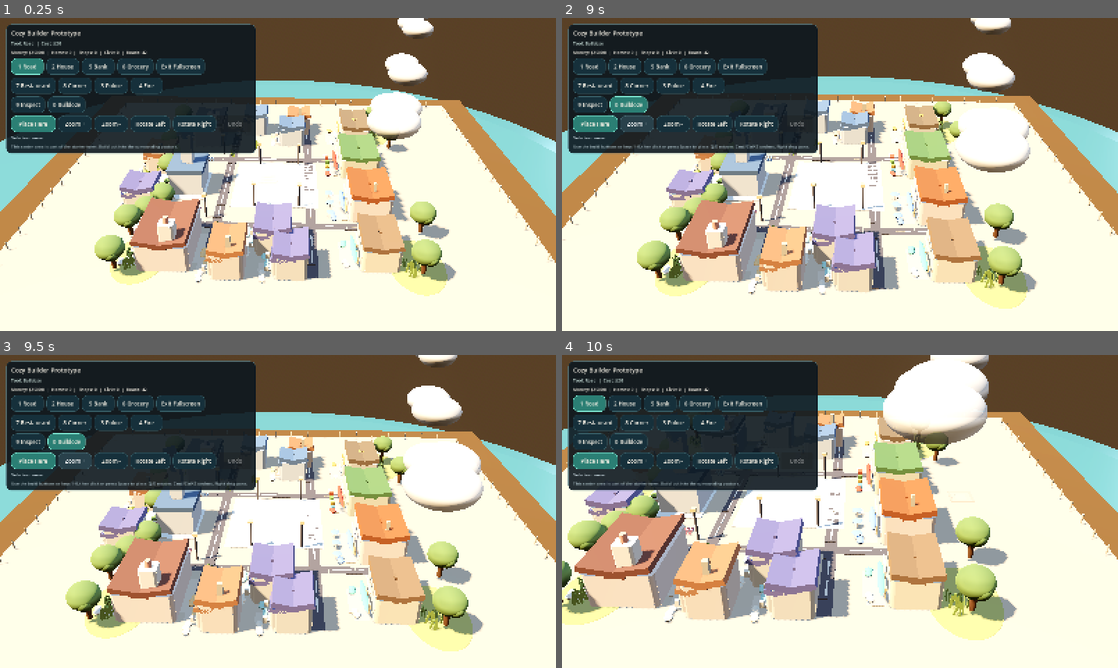
Above: before the commit, frames 1-4 (two rows, left to right).
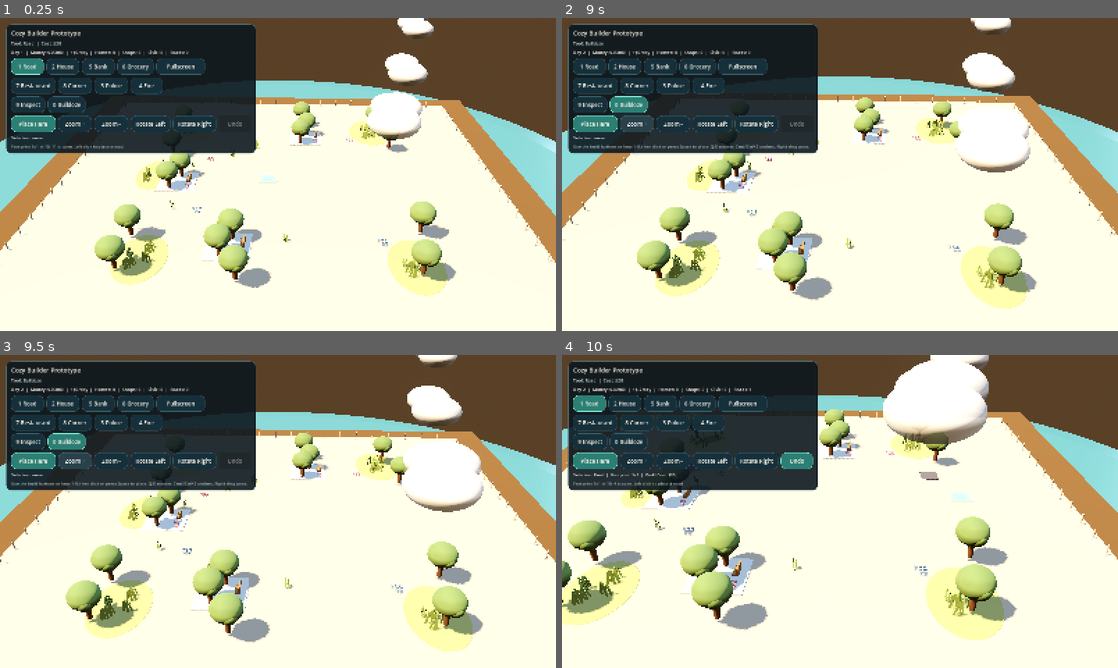
Above: after the commit, the same moments.

Repository: johnswaffles/my-backend-api
Game: Godot game, scene res://scenes/Main.tscn
The game is run twice, just before and just after one commit, with the same random seed, the same clock (stepped at 60 frames per second) and the same inputs.
Inputs (mouse positions are in pixels of both pictures, inside the frame that each line leads up to):
- Up to frame 1 (0.25 s): no input
- Up to frame 2 (9 s): click "Place Here" at 0.5 s; click "1 Road" at 1.25 s; click "2 House" at 2 s; click "5 Bank" at 2.75 s; click "6 Grocery" at 3.5 s; click "7 Restaurant" at 4.25 s; click "8 Corner" at 5 s; click "3 Police" at 5.75 s; click "4 Fire" at 6.5 s; click "9 Inspect" at 7.25 s; click "0 Bulldoze" at 8 s; click "Zoom +" at 8.75 s
- Up to frame 3 (9.5 s): no input
- Up to frame 4 (10 s): tap Space at 9.5, 9.77 s; move the mouse to (962, 495) at 9.52 s; hold D from 9.53 s (still down); tap 1 at 9.6 s; click (962, 495) at 9.67 s

The runs differ from the first frame. In frame 1, 16% of the frame differs, in the area x 2-76%, y 10-87%; in frame 2, 19%; in frame 3, 21%; in frame 4, 24%, in the area x 0-73%, y 10-88%.

Commit message:
Start Godot sandbox mode and improve flow

Diff:
--- a/cozy-builder-godot/scripts/main.gd
+++ b/cozy-builder-godot/scripts/main.gd
@@ -69,6 +69,9 @@
 var _selected_anchor_key := ""
 var _selection_cells: Array[Vector2i] = []
 var _money := 25000
+var _day := 1
+var _simulation_clock := 0.0
+var _cashflow_per_day := 0
 var _occupied_cells: Dictionary = {}
 var _reserved_cells: Dictionary = {}
 var _placed_nodes: Dictionary = {}
@@ -125,7 +128,6 @@
 func _ready() -> void:
 	_build_materials()
 	_build_world()
-	_register_reserved_cells()
 	_create_runtime_helpers()
 	_build_hud()
 	_refresh_tool_ui()
@@ -142,6 +144,7 @@
 	_update_keyboard_camera(delta)
 	_update_hover_from_mouse()
 	_update_camera()
+	_update_simulation(delta)
 
 
 func _input(event: InputEvent) -> void:
@@ -227,14 +230,8 @@
 	_build_island_base()
 	_build_ground_tiles()
 	_build_meadow()
-	_build_town_center()
+	_build_nature()
 	_build_clouds()
-
-
-func _register_reserved_cells() -> void:
-	for z in range(3, 17):
-		for x in range(3, 17):
-			_reserved_cells[_cell_key(Vector2i(x, z))] = true
 
 
 func _create_runtime_helpers() -> void:
@@ -298,9 +295,9 @@
 	_add_tool_button(civic_row, BUILD_TOOL_GROCERY, "6 Grocery", 104)
 
 	_fullscreen_button = Button.new()
-	_fullscreen_button.text = "Exit Fullscreen"
+	_fullscreen_button.text = "Fullscreen"
 	_fullscreen_button.custom_minimum_size = Vector2(140, 0)
-	_fullscreen_button.pressed.connect(_exit_fullscreen)
+	_fullscreen_button.pressed.connect(_toggle_fullscreen)
 	civic_row.add_child(_fullscreen_button)
 
 	var service_row := HBoxContainer.new()
@@ -388,6 +385,7 @@
 		_style_tool_button(_tool_buttons[tool], _build_tool == tool)
 	if _fullscreen_button:
 		_style_tool_button(_fullscreen_button, false)
+		_fullscreen_button.text = "Exit Fullscreen" if _is_fullscreen() else "Fullscreen"
 	if _place_button:
 		_style_tool_button(_place_button, true)
 	if _zoom_in_button:
@@ -478,8 +476,6 @@
 				_hint_label.text = "Footprint %s at %d, %d is open. Left click to place a %s." % [size_label, anchor.x + 1, anchor.y + 1, _tool_name(_build_tool).to_lower()]
 		elif BUILD_TOOL_COSTS.has(_build_tool) and _money < int(BUILD_TOOL_COSTS[_build_tool]):
 			_hint_label.text = "Not enough money for %s. You need $%d." % [_tool_name(_build_tool).to_lower(), int(BUILD_TOOL_COSTS[_build_tool])]
-		elif _cells_touch_reserved(cells):
-			_hint_label.text = "This center area is part of the starter town. Build out into the surrounding pasture."
 		else:
 			_hint_label.text = "That footprint collides with something already placed. Pick a clearer spot nearby."
 
@@ -556,6 +552,7 @@
 
 	_money -= cost
 	_register_placement(_hover_anchor, _hover_cells, _build_tool, placed, cost)
+	_recalculate_cashflow()
 	_update_hover_from_mouse()
 	_refresh_tool_ui()
 
@@ -730,7 +727,37 @@
 			shops += 1
 		elif tool in [BUILD_TOOL_POLICE, BUILD_TOOL_FIRE]:
 			civics += 1
-	return "Money: $%d  |  Homes: %d  |  Shops: %d  |  Civic: %d  |  Roads: %d" % [_money, homes, shops, civics, _road_cells.size()]
+	return "Day %d  |  Money: $%d  |  +$%d/day  |  Homes: %d  |  Shops: %d  |  Civic: %d  |  Roads: %d" % [_day, _money, _cashflow_per_day, homes, shops, civics, _road_cells.size()]
+
+
+func _recalculate_cashflow() -> void:
+	var homes := 0
+	var shops := 0
+	var civics := 0
+	for anchor_key in _placements.keys():
+		var tool: String = _placements[anchor_key]["tool"]
+		if tool == BUILD_TOOL_HOUSE:
+			homes += 1
+		elif tool in [BUILD_TOOL_BANK, BUILD_TOOL_GROCERY, BUILD_TOOL_RESTAURANT, BUILD_TOOL_CORNER_STORE]:
+			shops += 1
+		elif tool in [BUILD_TOOL_POLICE, BUILD_TOOL_FIRE]:
+			civics += 1
+	_cashflow_per_day = homes * 45 + shops * 110 - civics * 18 - _road_cells.size() * 2
+
+
+func _update_simulation(delta: float) -> void:
+	_simulation_clock += delta
+	if _simulation_clock >= 7.5:
+		_simulation_clock = 0.0
+		_day += 1
+		_recalculate_cashflow()
+		_money = max(0, _money + _cashflow_per_day)
+		_refresh_tool_ui()
+
+
+func _is_fullscreen() -> bool:
+	var current_mode := DisplayServer.window_get_mode()
+	return current_mode == DisplayServer.WINDOW_MODE_FULLSCREEN or current_mode == DisplayServer.WINDOW_MODE_EXCLUSIVE_FULLSCREEN
 
 
 func _remove_selected_placement(refund: bool, record_action: bool = true) -> void:
@@ -777,6 +804,7 @@
 				if _road_cells.has(_cell_key(neighbor)):
 					_rebuild_road_at(neighbor)
 	_clear_selected_anchor()
+	_recalculate_cashflow()
 	_refresh_tool_ui()
 	_update_hover_from_mouse()
 
@@ -808,6 +836,7 @@
 			_register_placement(anchor, cells, action["tool"], node, int(action["cost"]))
 		if not _action_history.is_empty():
 			_action_history.pop_back()
+	_recalculate_cashflow()
 	_refresh_tool_ui()
 
 
@@ -1084,48 +1113,7 @@
 		_add_grass_clump(tuft, 1.0)
 
 
-func _build_town_center() -> void:
-	_place_road_strip(Vector3(0.0, 0.0, -2.0), 14, true)
-	_place_road_strip(Vector3(0.0, 0.0, 2.0), 12, true)
-	_place_road_strip(Vector3(-3.0, 0.0, 0.0), 10, false)
-	_place_road_strip(Vector3(3.0, 0.0, 0.0), 10, false)
-	_add_plaza(Vector3(0.0, 0.02, 0.1), Vector2(4.2, 4.0))
-
-	_add_landmark(Vector3(0.3, 0.5, 4.2))
-	_add_bank_variant(Vector3(-5.35, 0.0, -4.15), 2)
-	_add_grocery_variant(Vector3(-1.9, 0.0, -4.0), 4)
-	_add_restaurant_variant(Vector3(1.95, 0.0, -4.05), 7)
-	_add_corner_store_variant(Vector3(5.35, 0.0, -4.0), 1)
-	_add_police_station_variant(Vector3(-5.1, 0.0, 4.0), 6)
-	_add_fire_station_variant(Vector3(5.15, 0.0, 4.05), 3)
-
-	for home_data in [
-		{"pos": Vector3(-6.4, 0.0, -0.95), "variant": 0},
-		{"pos": Vector3(-4.85, 0.0, -0.55), "variant": 3},
-		{"pos": Vector3(-6.25, 0.0, 1.55), "variant": 7},
-		{"pos": Vector3(6.15, 0.0, -0.6), "variant": 1},
-		{"pos": Vector3(4.75, 0.0, 0.1), "variant": 5},
-		{"pos": Vector3(6.15, 0.0, 1.7), "variant": 8},
-		{"pos": Vector3(-1.45, 0.0, 6.0), "variant": 4},
-		{"pos": Vector3(2.15, 0.0, 6.0), "variant": 9}
-	]:
-		_add_village_house_variant(home_data.pos, home_data.variant)
-
-	for path_data in [
-		{"pos": Vector3(-5.2, 0.02, -2.98), "size": Vector2(1.5, 0.8)},
-		{"pos": Vector3(-1.9, 0.02, -2.95), "size": Vector2(1.4, 0.8)},
-		{"pos": Vector3(1.95, 0.02, -2.95), "size": Vector2(1.4, 0.8)},
-		{"pos": Vector3(5.2, 0.02, -2.95), "size": Vector2(1.3, 0.8)},
-		{"pos": Vector3(-5.0, 0.02, 2.95), "size": Vector2(1.6, 0.8)},
-		{"pos": Vector3(5.1, 0.02, 2.95), "size": Vector2(1.8, 0.8)}
-	]:
-		_add_town_path(path_data.pos, path_data.size)
-
-	_add_park_corner(Vector3(-0.8, 0.04, 5.0))
-	_add_park_corner(Vector3(3.1, 0.04, 5.0))
-	_add_flower_patch(Vector3(-2.25, 0.08, 3.55), 7, _flower_material_blue)
-	_add_flower_patch(Vector3(2.55, 0.08, 3.45), 7, _flower_material_pink)
-
+func _build_nature() -> void:
 	for tree_pos in [
 		Vector3(-6.7, 0.18, -5.5),
 		Vector3(-6.4, 0.18, 5.8),
@@ -1134,19 +1122,26 @@
 		Vector3(-2.8, 0.18, 5.7),
 		Vector3(4.5, 0.18, 5.8),
 		Vector3(-3.9, 0.18, -5.95),
-		Vector3(3.9, 0.18, -5.95)
+		Vector3(3.9, 0.18, -5.95),
+		Vector3(-7.1, 0.18, -1.2),
+		Vector3(7.0, 0.18, 1.3)
 	]:
 		_add_tree(tree_pos)
 
-	for lamp_pos in [
-		Vector3(-2.0, 0.08, -1.0),
-		Vector3(2.0, 0.08, -1.0),
-		Vector3(-2.0, 0.08, 1.0),
-		Vector3(2.0, 0.08, 1.0),
-		Vector3(-3.0, 0.08, 3.0),
-		Vector3(3.0, 0.08, 3.0)
+	for park_pos in [
+		Vector3(-5.2, 0.04, -1.4),
+		Vector3(5.0, 0.04, 1.8),
+		Vector3(0.0, 0.04, 4.9)
 	]:
-		_add_lamp(lamp_pos)
+		_add_park_corner(park_pos)
+
+	for flower_pos in [
+		Vector3(-2.25, 0.08, 3.55),
+		Vector3(2.55, 0.08, 3.45),
+		Vector3(-4.9, 0.08, -4.0),
+		Vector3(4.6, 0.08, -4.4)
+	]:
+		_add_flower_patch(flower_pos, 7, _flower_material_pink if flower_pos.x < 0.0 else _flower_material_blue)
 
 
 func _cozy_palette(kind: String, variant: int) -> Dictionary:
Not shown, changed: public/godot-playtest/index.html
Not shown, changed: public/godot-playtest/index.pck
